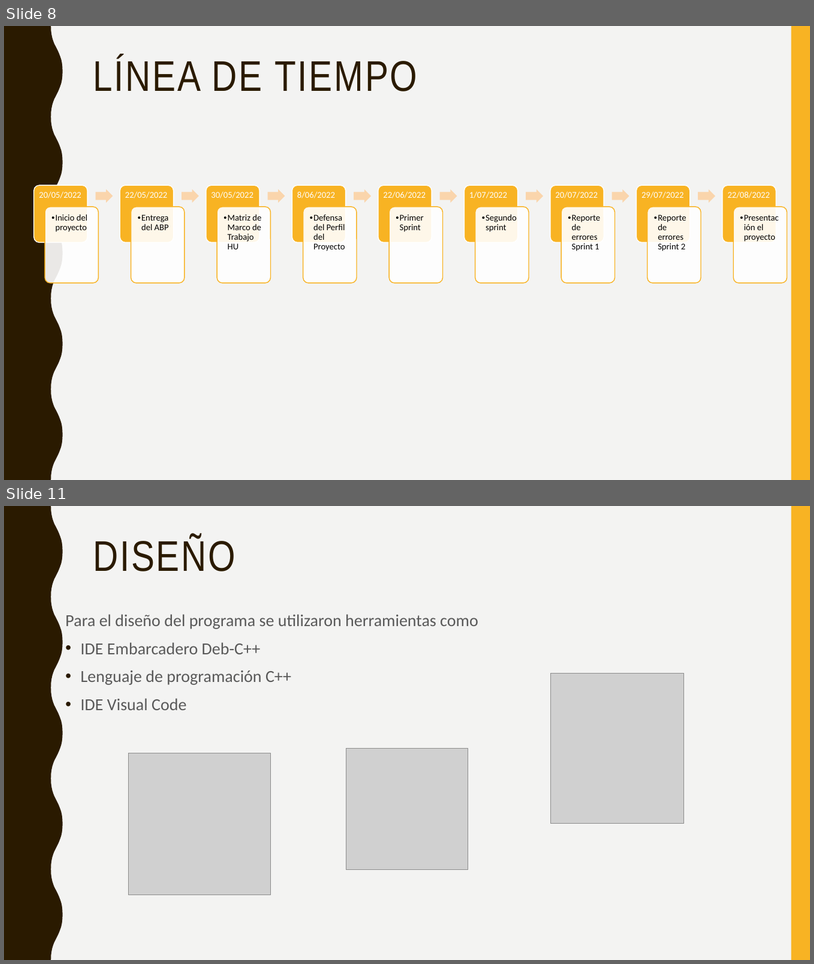
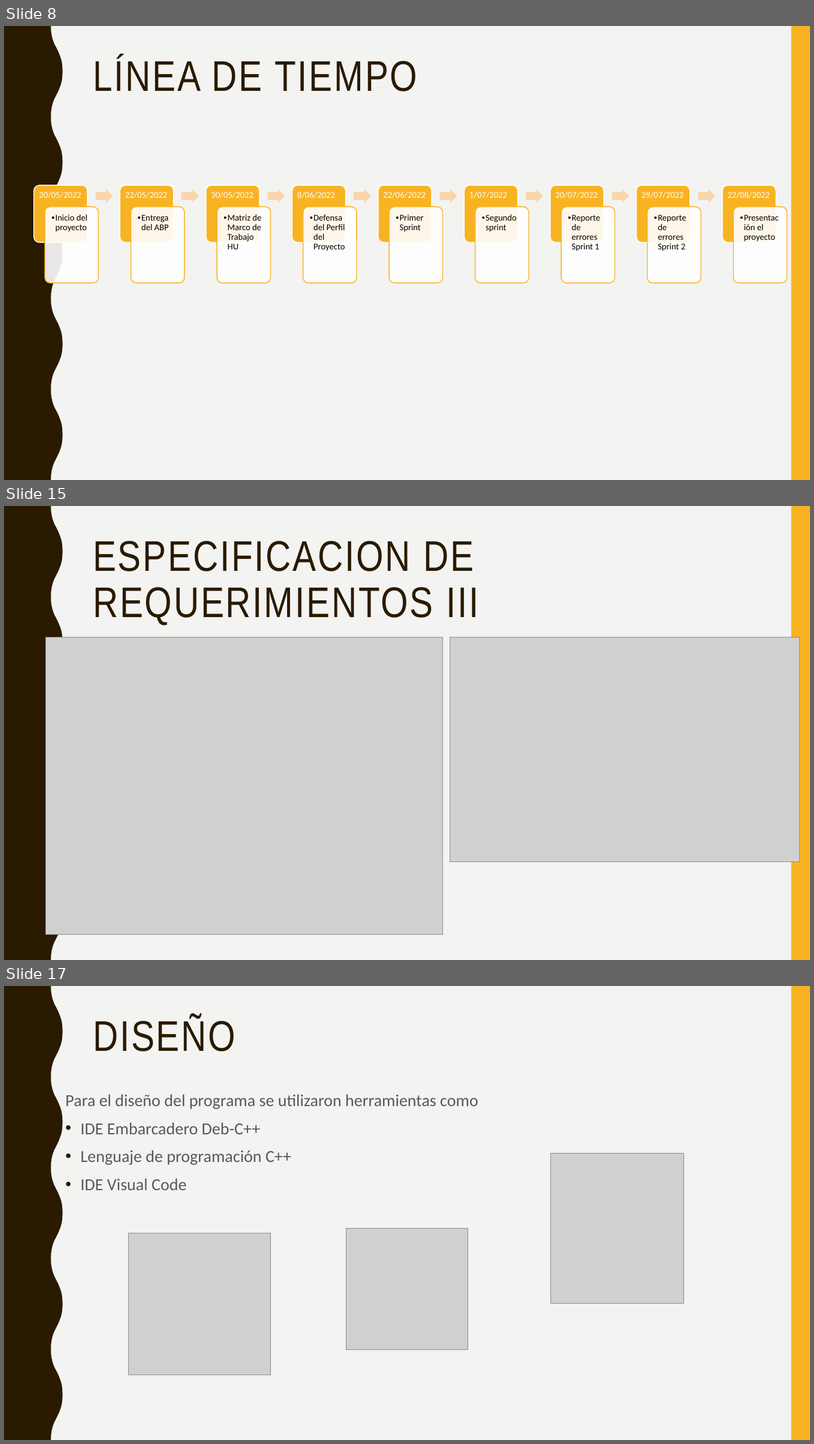
Before and after one commit to dahidalgo18/4618_G4_MDSW, a slide deck: PRESENTACION/Agenda de proyecto grupo 4.pptx. Shown one above the other, each under a label of ours: slides 8 and 11 before the commit, slides 8, 15 and 17 after it; the slides between them are not shown. The pictures are 814x964 and 814x1444 pixels, drawn with LibreOffice and Linux fonts; fonts in the diff are those of the drawing; grey boxes stand for pictures. Boxes give left, top, right and bottom in pixels: in the first picture for what was removed or moved away, otherwise in the second. Text is boxed around its words. In the diff, an @@ line names an element or a change of style, - is before the commit and + after.

```diff
--- a/PRESENTACION/Agenda de proyecto grupo 4.pptx
+++ b/PRESENTACION/Agenda de proyecto grupo 4.pptx
@@ slide 15 added at box(4, 506, 810, 960), background #F3F3F2; not listed: 2 template elements that a slide beside it also shows @@
@@ title added at box(93, 541, 479, 625), 51 pt, text #2A1A00 @@
+ESPECIFICACION DE REQUERIMIENTOS III
@@ picture added at box(46, 637, 443, 934) @@
@@ picture added at box(450, 637, 800, 861) @@
@@ what was slide 11 is now slide 17 @@
```
Also in this commit, not shown: 4 slides changed, 5 other slides added, 2 other files.
